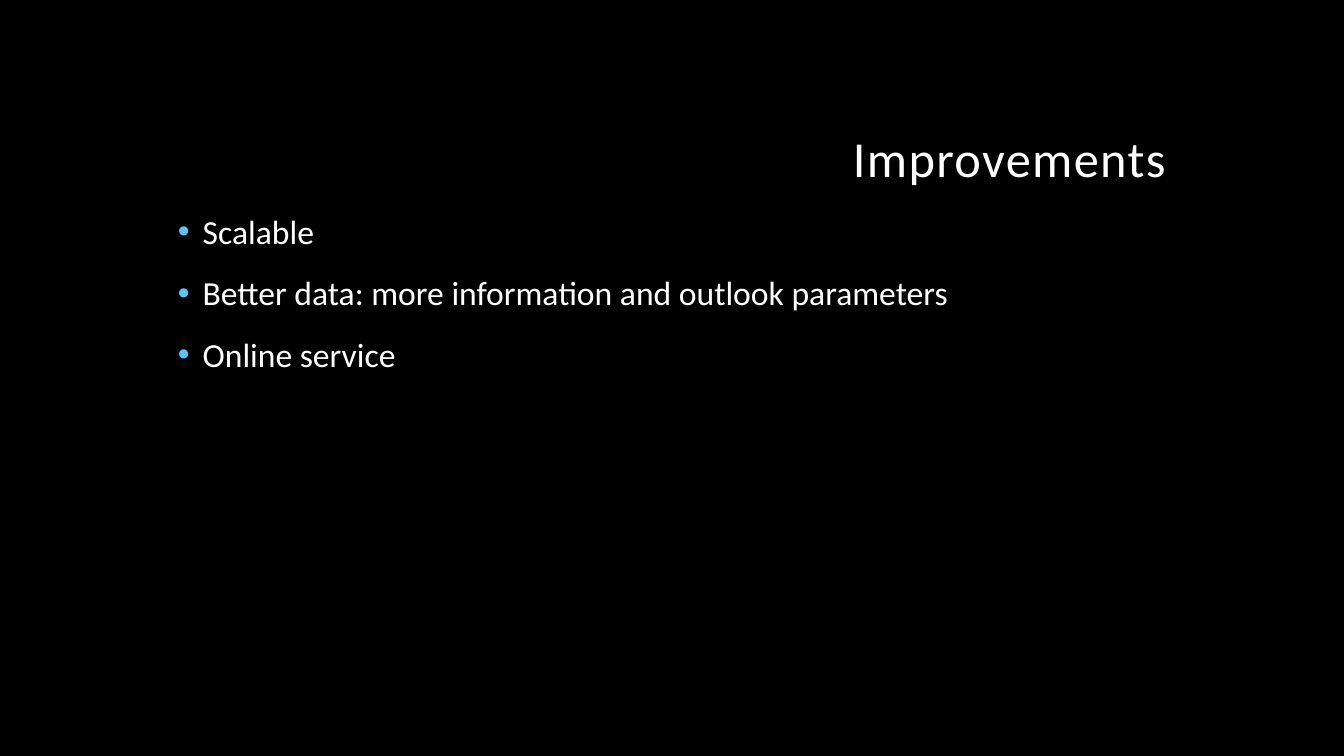
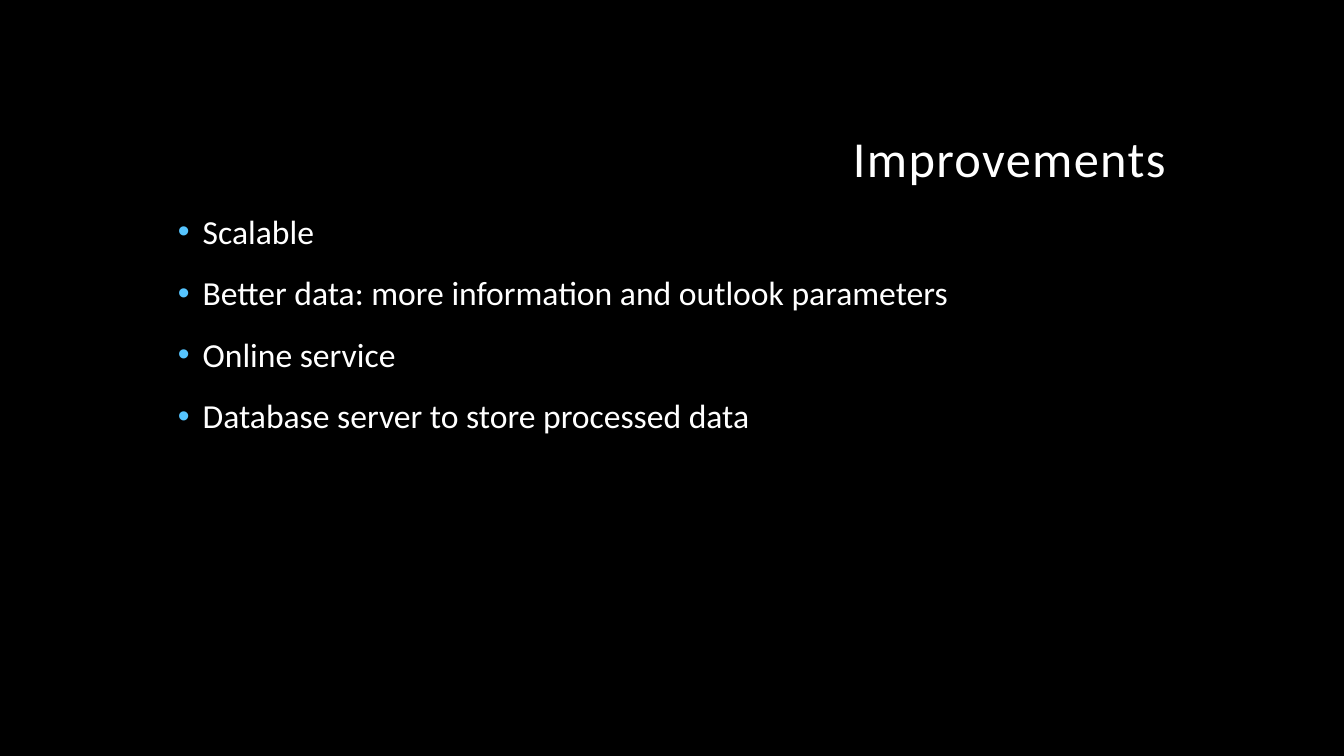
Before and after one commit to TasnimNoshin/Relocate, a slide deck: slide 14 of SupportingDocuments/ReLocate.pptx (slide 15 before the commit). Drawn at 1344x756 pixels with LibreOffice and Linux fonts; fonts in the diff are those of the drawing; background and template pictures are left out. Boxes give left, top, right and bottom in pixels: in the first picture for what was removed or moved away, otherwise in the second. Text is boxed around its words. In the diff, an @@ line names an element or a change of style, - is before the commit and + after.

Commit message:
"Update Presentation"

```diff
--- a/SupportingDocuments/ReLocate.pptx
+++ b/SupportingDocuments/ReLocate.pptx
@@ text at (x1=203, y1=404, x2=749, y2=434): paragraph added @@
+• Database server to store processed data
```
